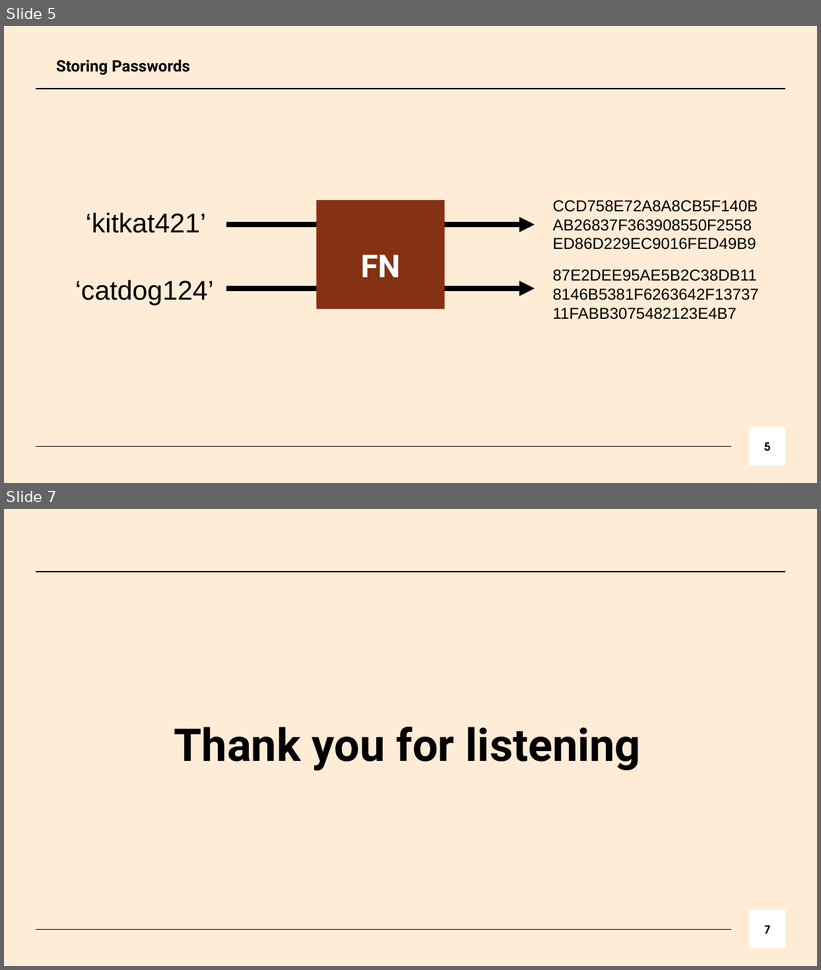
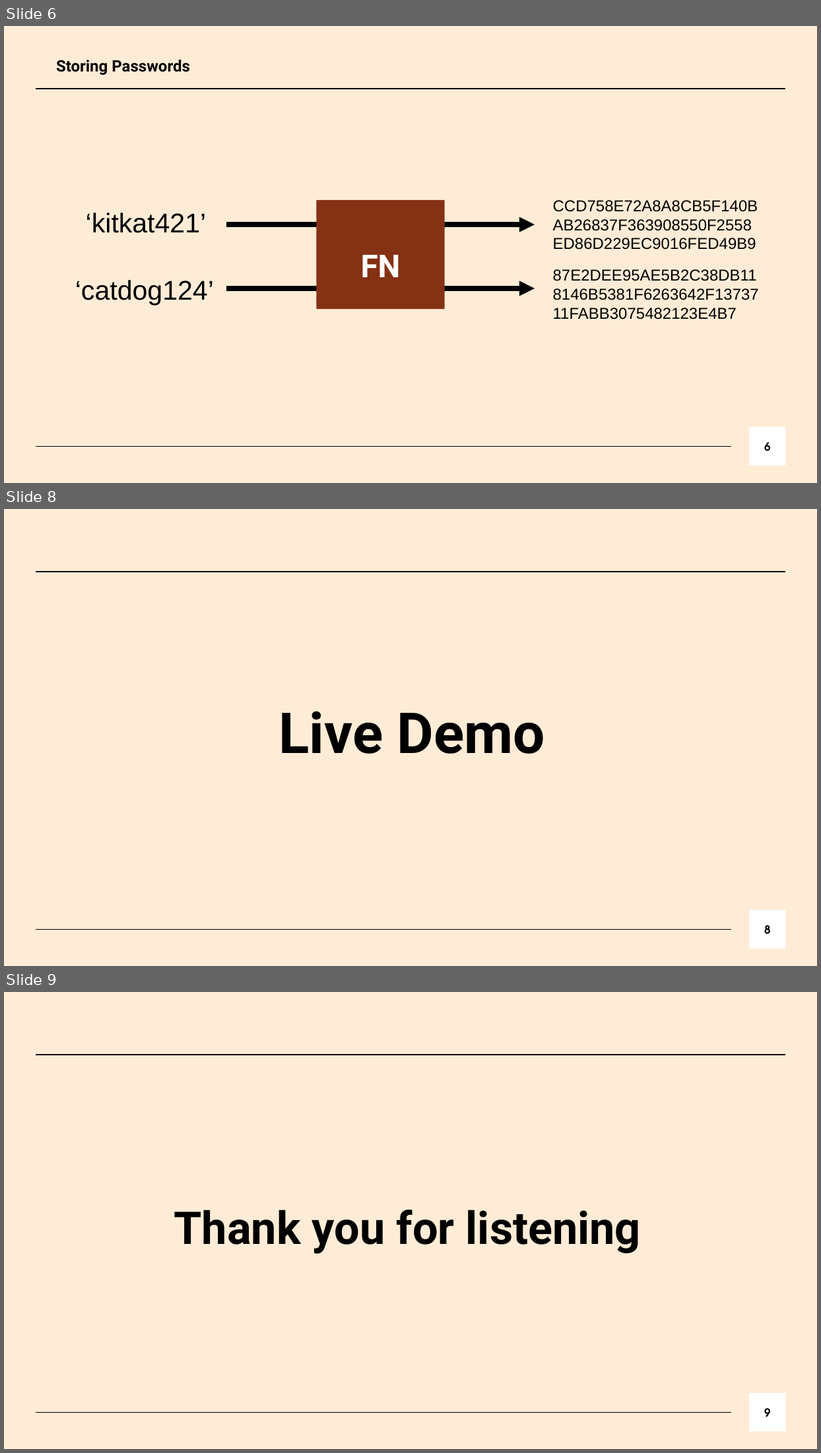
Before and after one commit to bmarieay/CS-131-Spring22-Pierce, a slide deck: Marie Antonette Bacay/Authentication.pptx. Shown one above the other, each under a label of ours: slides 5 and 7 before the commit, slides 6, 8 and 9 after it; the slides between them are not shown. The pictures are 821x970 and 821x1453 pixels, drawn with LibreOffice and Linux fonts; fonts in the diff are those of the drawing. Boxes give left, top, right and bottom in pixels: in the first picture for what was removed or moved away, otherwise in the second. Text is boxed around its words. In the diff, an @@ line names an element or a change of style, - is before the commit and + after.

```diff
--- a/Marie Antonette Bacay/Authentication.pptx
+++ b/Marie Antonette Bacay/Authentication.pptx
@@ slide 8 added at <box>4,509,817,966</box>, background #FFECD6; not listed: 2 template elements that a slide beside it also shows @@
@@ title added at <box>279,712,545,754</box>, 50 pt, text #000000, bold @@
+Live Demo
@@ page number added at <box>749,911,785,949</box>, fill #FFFFFF, 10 pt, text #000000, bold @@
+8
@@ what was slide 5 is now slide 6 @@
@@ page number at <box>764,442,771,451</box>: text changed @@
-5
+6
@@ what was slide 7 is now slide 9 @@
@@ page number at <box>764,1408,771,1417</box>: text changed @@
-7
+9
```
Also in this commit, not shown: 5 slides changed, 1 other slide added.
